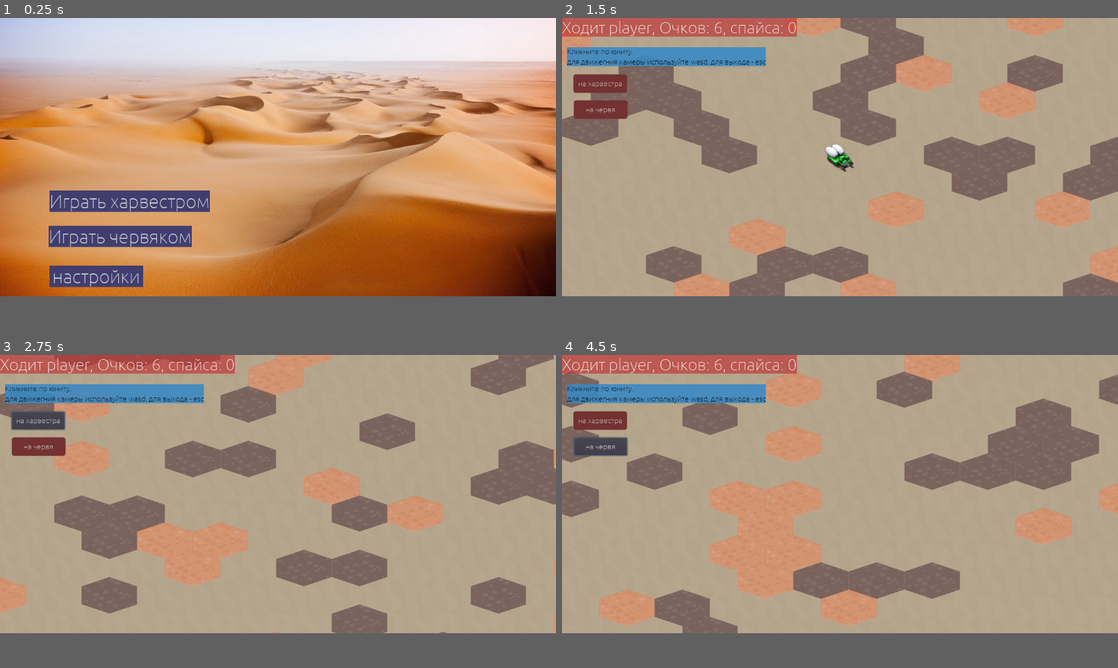
Above: before the commit, frames 1-4 (two rows, left to right).
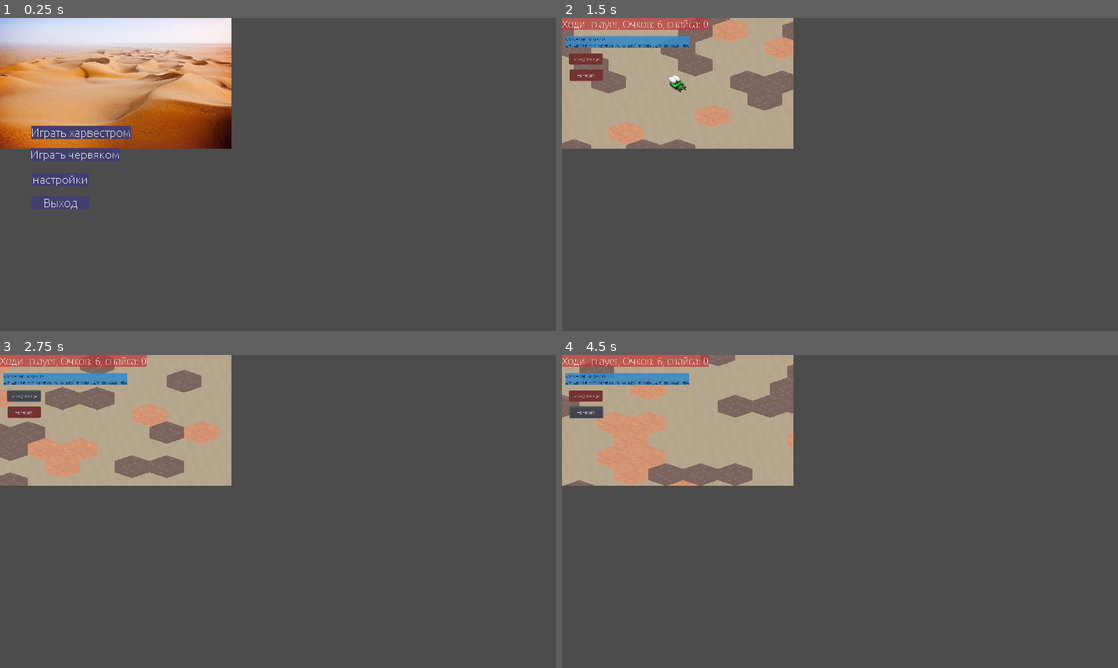
Above: after the commit, the same moments.

Repository: H360ru/araxxes
Game: Godot game, scene res://scenes/game.tscn
Same seed, same stepped clock (60 frames per second), same inputs: the game is played once before the commit and once after it.
Inputs (mouse positions are in pixels of both pictures, inside the frame that each line leads up to):
- Up to frame 1 (0.25 s): no input
- Up to frame 2 (1.5 s): click "Играть харвестром" at 0.5 s; tap Enter at 1.25 s; move the mouse to (962, 143) at 1.27 s; hold Right from 1.28 s (still down); tap V at 1.35 s; click (962, 143) at 1.42 s
- Up to frame 3 (2.75 s): release Right at 2 s; click "на харвестра" at 2 s
- Up to frame 4 (4.5 s): move the mouse to (728, 508) at 2.77 s; hold Down 2.78-3.53 s; tap V at 2.85, 3.6 s; move the mouse to (895, 433) at 3.52 s; hold Right 3.53-4.25 s; click "на червя" at 4.25 s
In our replay, the window is 800x400 before the commit and 800x450 after it. These sizes can differ from the game's own. Grey fills any space a smaller window leaves; there, only what the larger window draws over its background counts as a difference.

The runs differ from the first frame. In frame 1, 83% of the frame differs, in the area x 0-100%, y 0-89%; in frame 2, 83%; in frame 3, 82%; in frame 4, 82%.

Commit message:
Update project.godot

Diff:
--- a/project.godot
+++ b/project.godot
@@ -211,13 +211,34 @@
 boot_splash/bg_color=Color( 0, 0, 0, 1 )
 config/icon="res://icon.png"
 
+[audio]
+
+enable_audio_input=true
+
+[debug]
+
+settings/stdout/print_fps=true
+
 [display]
 
-window/size/width=1200
+window/size/width=1920
+window/size/height=1080
 window/size/fullscreen=true
+window/stretch/mode="2d"
+window/stretch/aspect="keep"
 
 [rendering]
 
+quality/driver/fallback_to_gles2=true
+quality/intended_usage/framebuffer_allocation=0
+quality/intended_usage/framebuffer_allocation.mobile=0
 2d/snapping/use_gpu_pixel_snap=true
+quality/filters/anisotropic_filter_level=1
+2d/options/ninepatch_mode=0
+quality/spatial_partitioning/use_bvh=false
+quality/subsurface_scattering/quality=2
+quality/filters/msaa=1
+quality/filters/use_fxaa=true
 environment/default_environment="res://default_env.tres"
+quality/dynamic_fonts/use_oversampling=false
 quality/2d/use_pixel_snap=true
